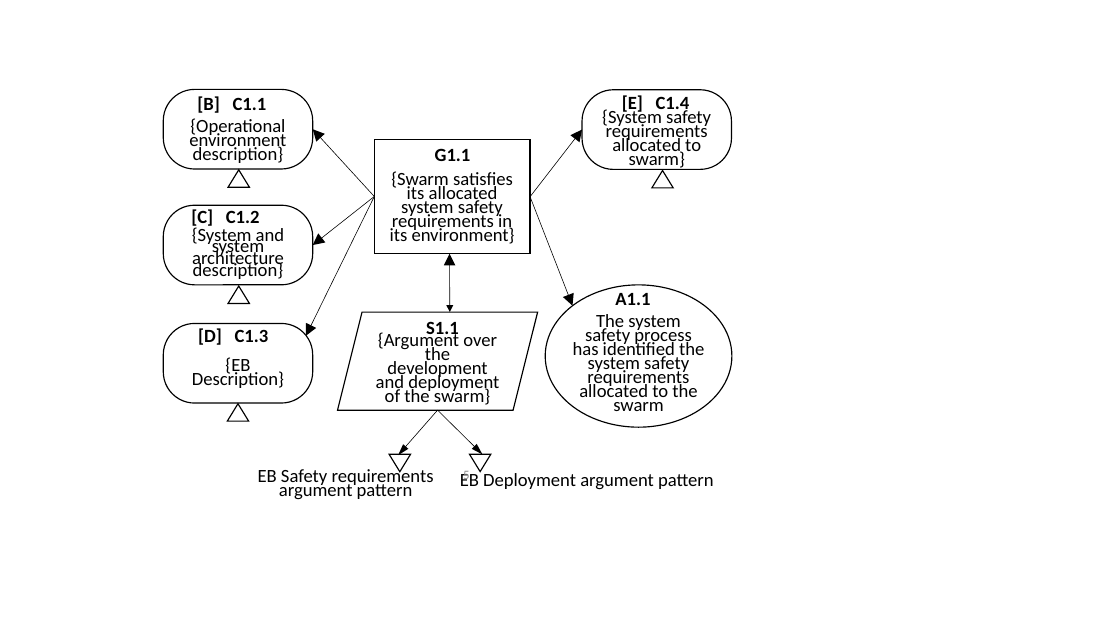
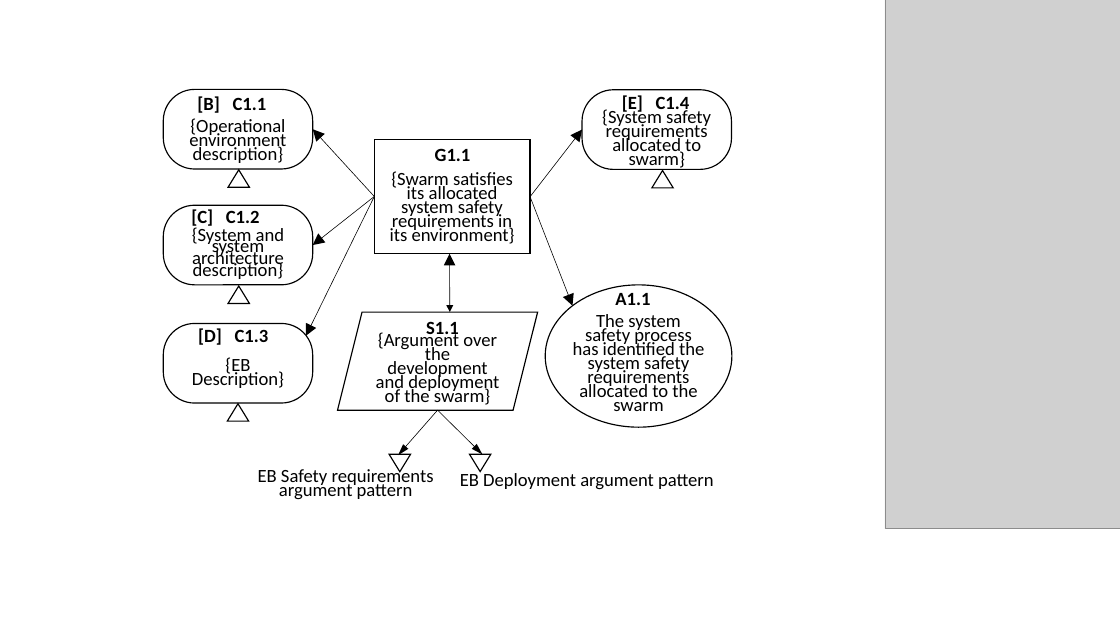
Before and after one commit to TSL-UOB/AERoS, a slide deck: slide 6 of source/figures/Figs_Artwork_2023-02-09.pptx (slide 5 before the commit). Drawn at 1120x630 pixels with LibreOffice and Linux fonts; fonts in the diff are those of the drawing; grey boxes stand for pictures. Boxes give left, top, right and bottom in pixels: in the first picture for what was removed or moved away, otherwise in the second. Text is boxed around its words. In the diff, an @@ line names an element or a change of style, - is before the commit and + after.

```diff
--- a/source/figures/Figs_Artwork_2023-02-09.pptx
+++ b/source/figures/Figs_Artwork_2023-02-09.pptx
@@ picture added at box(886, 0, 1120, 528) @@
@@ page number removed at box(463, 471, 469, 481) @@
-5
```
Also in this commit, not shown: 6 other slides changed, 2 slides added, 1 slide removed, 17 other files.
